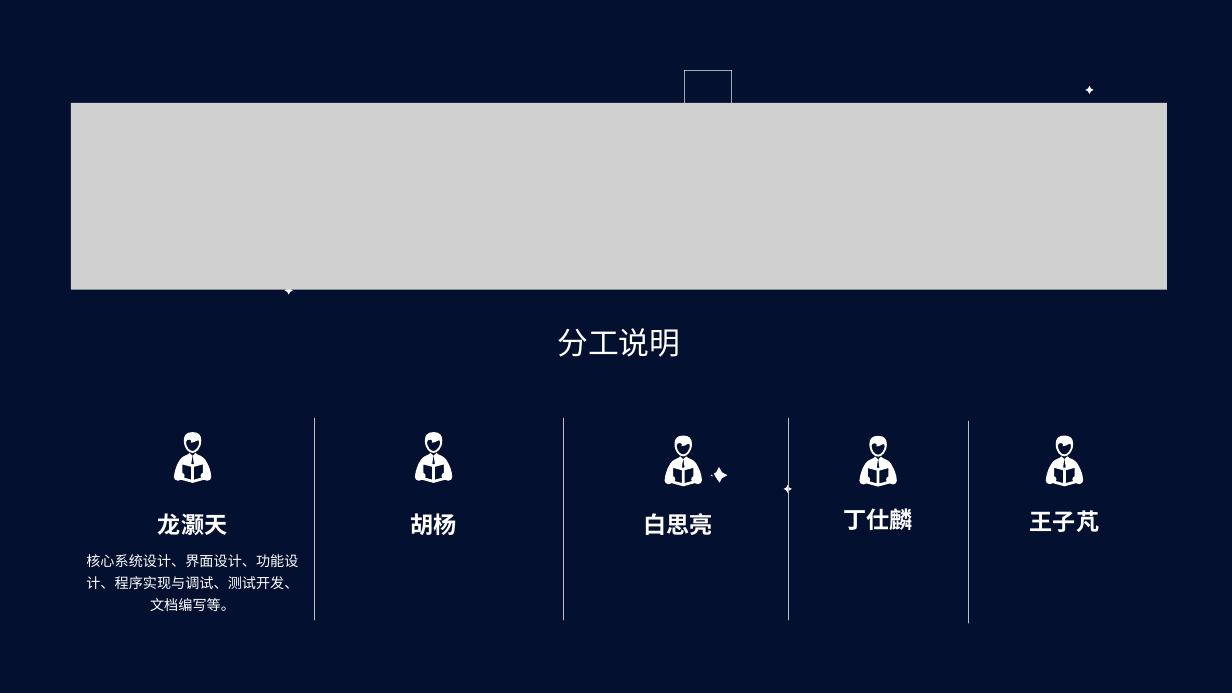
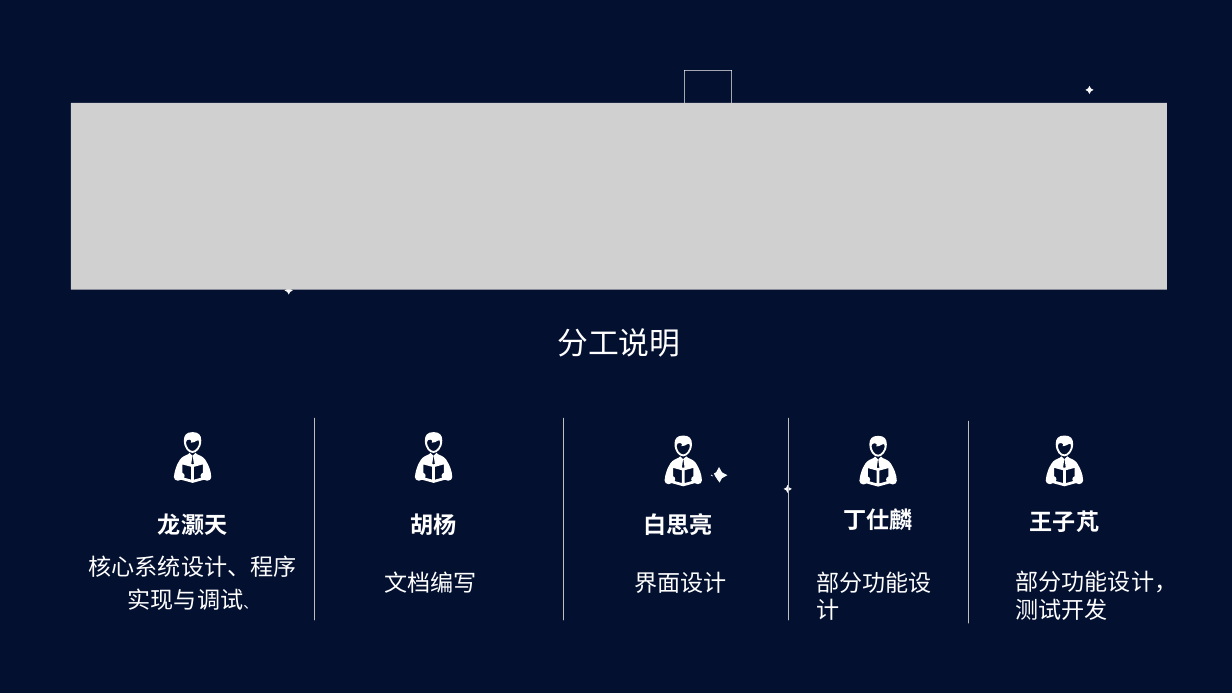
Before and after one commit to Cubelrti/DatabaseManagement, a slide deck: slide 2 of 项目文档/数据库管理系统.pptx. Drawn at 1232x693 pixels with LibreOffice and Linux fonts; fonts in the diff are those of the drawing; grey boxes stand for pictures. Boxes give left, top, right and bottom in pixels: in the first picture for what was removed or moved away, otherwise in the second. Text is boxed around its words. In the diff, an @@ line names an element or a change of style, - is before the commit and + after.

```diff
--- a/项目文档/数据库管理系统.pptx
+++ b/项目文档/数据库管理系统.pptx
@@ text at (89, 555, 297, 610): text changed; size 11 to 18 pt @@
-核心系统设计、界面设计、功能设计、程序实现与调试、测试开发、文档编写等。
+核心系统设计、程序实现与调试、
@@ text added at (385, 571, 477, 593), 18 pt, text #FFFFFF @@
+文档编写
@@ text added at (634, 571, 726, 593), 18 pt, text #FFFFFF @@
+界面设计
@@ text added at (816, 571, 931, 620), 18 pt, text #FFFFFF @@
+部分功能设计
@@ text added at (1016, 570, 1178, 620), 18 pt, text #FFFFFF @@
+部分功能设计，测试开发
```
Also in this commit, not shown: 4 other slides changed, 12 other files.
